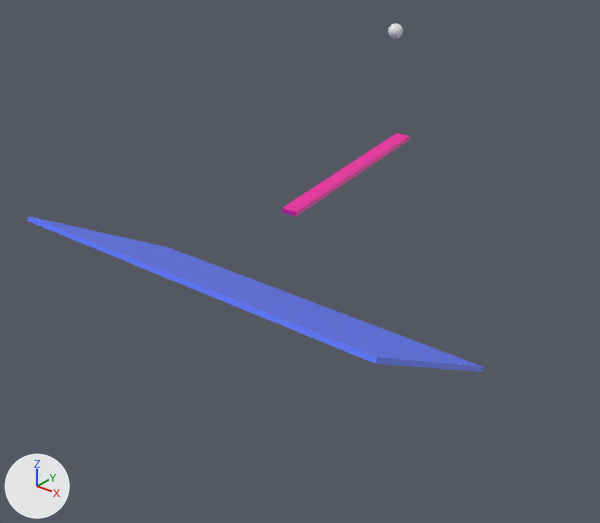
Two versions of the glTF model map.glb, one commit apart.
The view is the same before and after, from a camera (50 mm lens) standing at (19.5, -21.5, 12.4) and looking at (-0.8, 3.9, -3.3). Lighting does not change. The marker at lower left points along +X, +Y and +Z. Where no turn or scale is listed for an object, it has been applied to the vertices.

Objects in the first picture: 'ground', 'ground.001', 'player'.
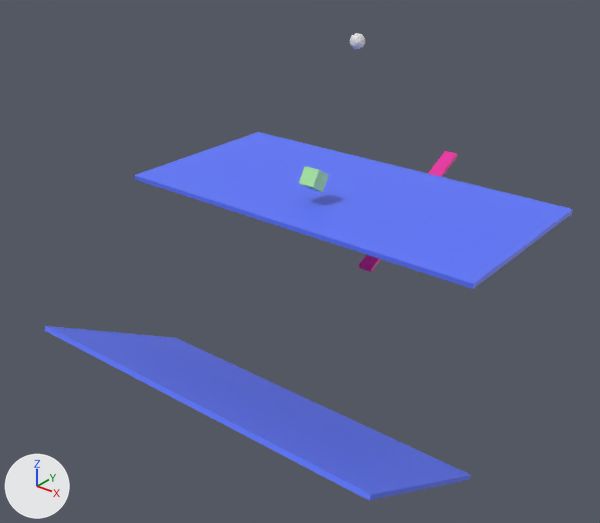
The change, as a list of edits to the scene's bpy script:
```text
Add mat_material_002:
    mat_material_002 = principled_material('Material.002')
    mat_material_002.base_color = (0.386, 0.8, 0.354)  # green #a7e7a1
Add me_cube:
    me_cube.from_pydata([(0.37, -0.527, -0.112), (0.37, -0.122, 0.525), (-0.384, -0.515, -0.12), (-0.384, -0.11, 0.517), (0.384, 0.11, -0.517), (0.384, 0.515, 0.12), (-0.37, 0.122, -0.525), (-0.37, 0.527, 0.112)], [], [(0, 1, 3), (0, 3, 2), (2, 3, 7), (2, 7, 6), (6, 7, 5), (6, 5, 4), (4, 5, 1), (4, 1, 0), (2, 6, 4), (2, 4, 0), (7, 3, 1), (7, 1, 5)])
    me_cube.materials.append(mat_material_002)  # green #a7e7a1
Add me_куб_002:
    me_куб_002.from_pydata(...)  # a box spanning x -8.4..8.4, y -4.2..4.2, z -0.1..0.1
    me_куб_002.materials.append(mat_ground)  # blue #5c76ff
Change ob_ground:
    ob_ground.location: (0.07, -0.5, -2.64) -> (0.07, -0.5, -7.73)
Change ob_player:
    ob_player.location: (0.0, 9.46, 5.78) -> (0.0, 6.62, 5.78)
Change ob_ground_001:
    ob_ground_001.location: (0.08, 6.26, 0.36) -> (0.08, 11.44, -3.01)
    ob_ground_001.rotation_euler: (0.131, 0.0, 0.0) -> (0.454, 0.0, 0.0)  # degrees (7.5, 0, 0) -> degrees (26, 0, 0)
Add ob_testtt:
    ob_testtt = bpy.data.objects.new('testtt', me_cube)
    ob_testtt.location = (0.01, 3.8, 0.7)
Add ob_ground_002:
    ob_ground_002 = bpy.data.objects.new('ground.002', me_куб_002)
    ob_ground_002.location = (0.22, 5.54, -0.4)
```

What differs and where, as boxes (x1, y1, x2, y2) in the pictures (600 x 523 px):
'ground', moved
    before: (27, 216, 483, 372)
    after: (44, 326, 471, 501)
'ground.002', added (blue)
    after: (134, 132, 573, 289)
'ground.001', moved, turned
    before: (282, 133, 410, 217)
    after: (358, 151, 458, 272)
'testtt', added (green)
    after: (299, 166, 329, 192)
'player', moved
    before: (388, 23, 403, 39)
    after: (350, 33, 365, 49)
